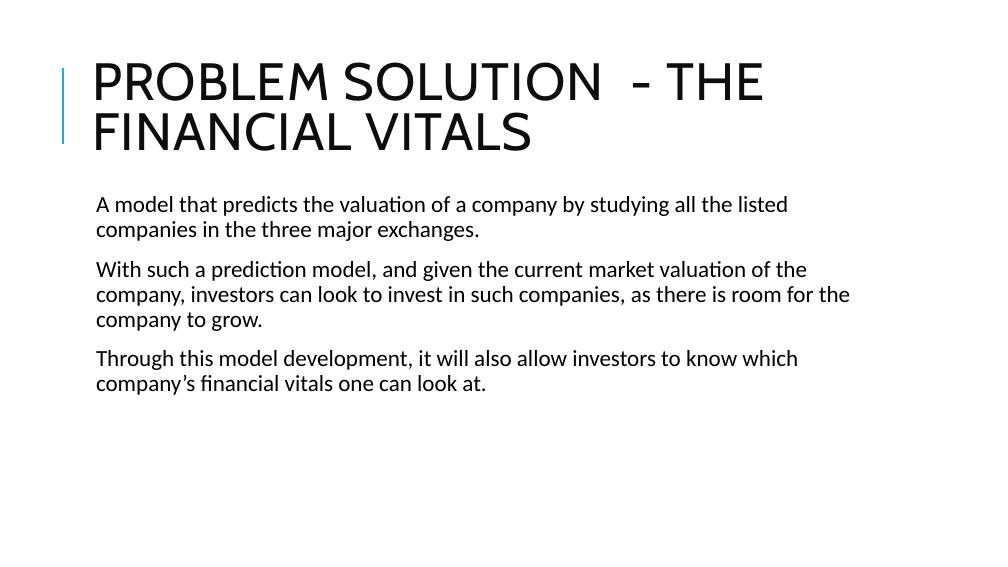
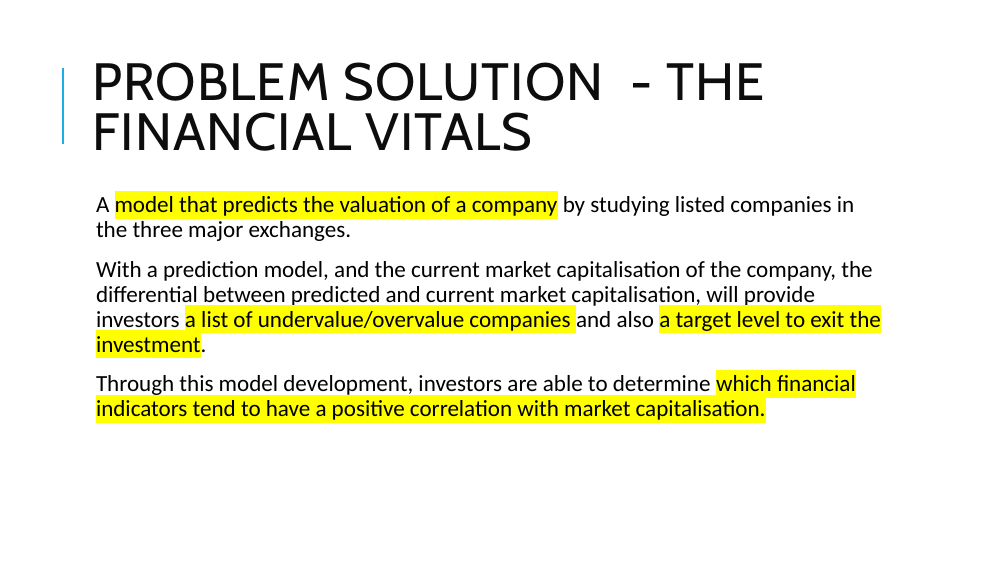
Before and after one commit to jerielwong/dsiPROJECTS, a slide deck: slide 3 of project capstone/Seeking Valuation in US listed companies.pptx. Drawn at 1008x567 pixels with LibreOffice and Linux fonts; fonts in the diff are those of the drawing. Boxes give left, top, right and bottom in pixels: in the first picture for what was removed or moved away, otherwise in the second. Text is boxed around its words. In the diff, an @@ line names an element or a change of style, - is before the commit and + after.

Commit message:
upload p2 slides

```diff
--- a/project capstone/Seeking Valuation in US listed companies.pptx
+++ b/project capstone/Seeking Valuation in US listed companies.pptx
@@ text at box(96, 196, 881, 420): text changed @@
-  A model that predicts the valuation of a company by studying all the listed companies in the three major exchanges.
-  With such a prediction model, and given the current market valuation of the company, investors can look to invest in such companies, as there is room for the company to grow.
-  Through this model development, it will also allow investors to know which company’s financial vitals one can look at.
+  A model that predicts the valuation of a company by studying listed companies in the three major exchanges.
+  With a prediction model, and the current market capitalisation of the company, the differential between predicted and current market capitalisation, will provide investors a list of undervalue/overvalue companies and also a target level to exit the investment.
+  Through this model development, investors are able to determine which financial indicators tend to have a positive correlation with market capitalisation.
```
Also in this commit, not shown: 12 other slides changed, 1 slide removed, 2 other files.
